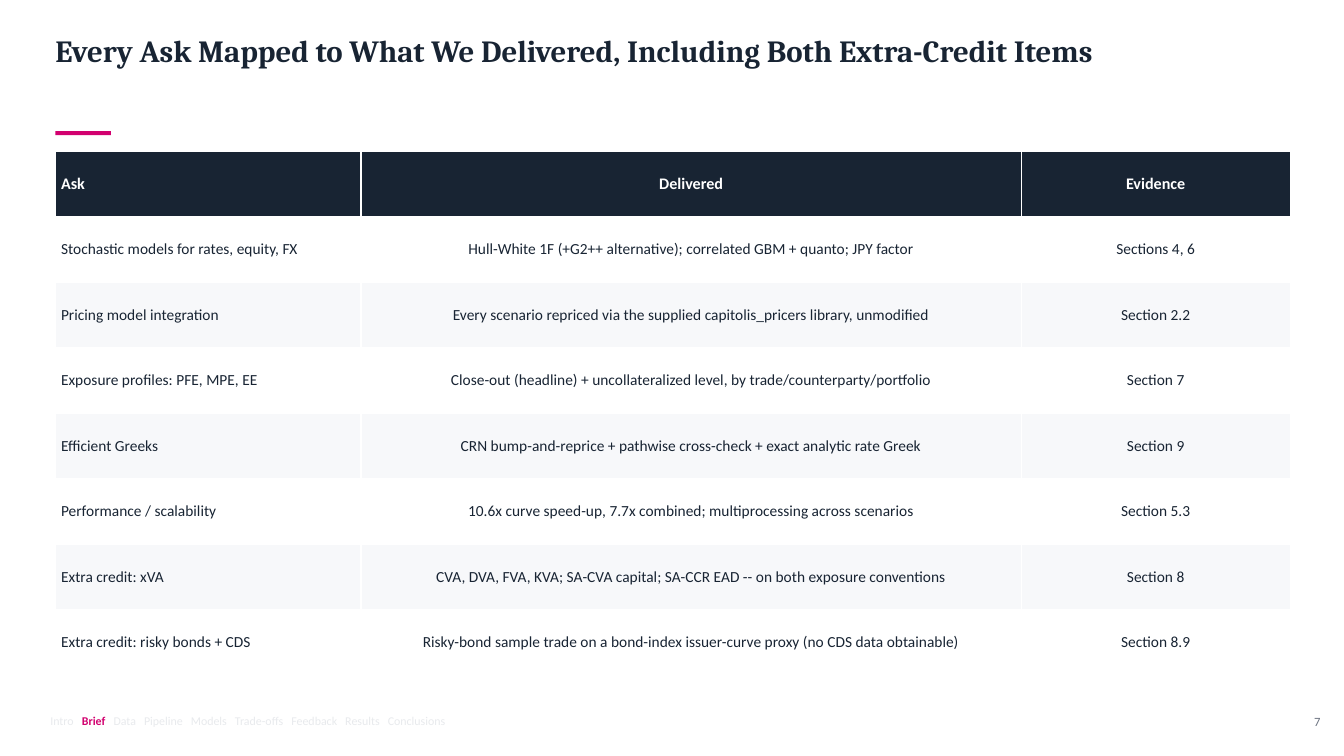
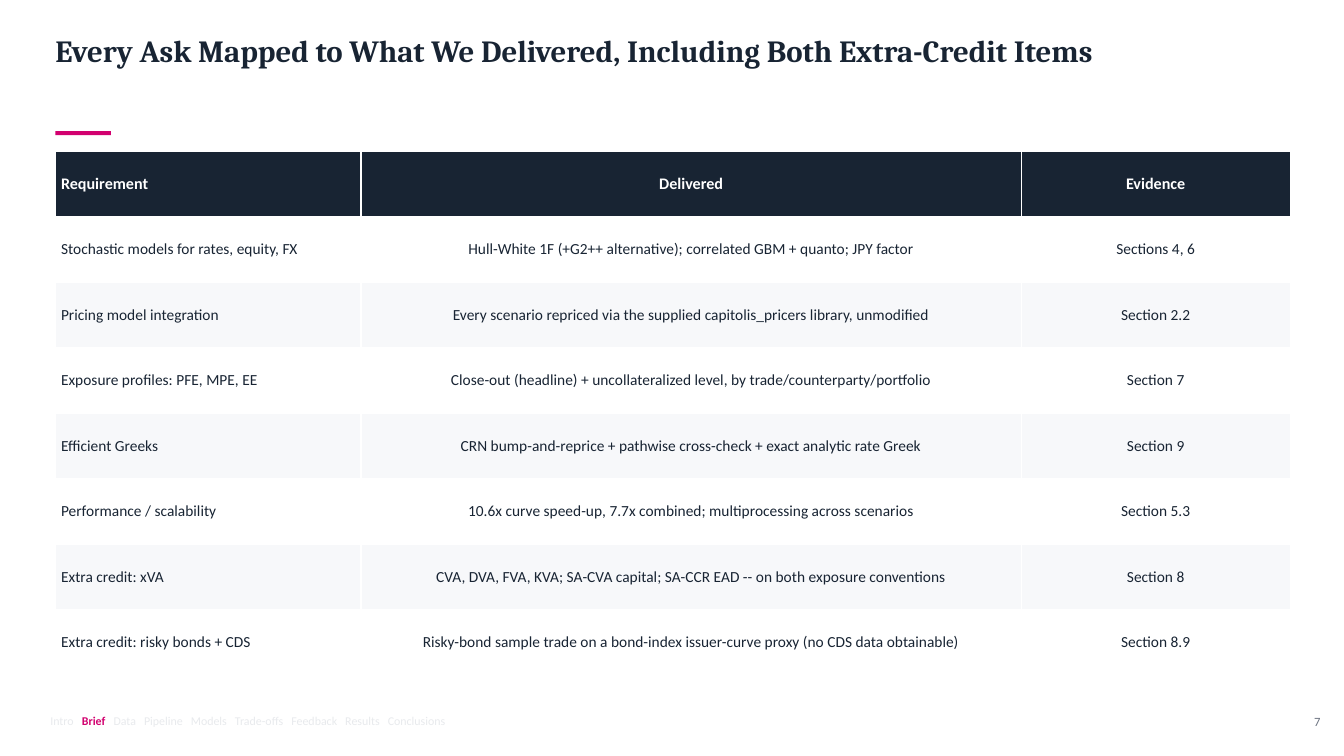
Before and after one commit to eshapandya24/capitolis-risk-engine, a slide deck: slide 7 of docs/Capitolis_CCR_Client_Final_Presentation.pptx. Drawn at 1344x756 pixels with LibreOffice and Linux fonts; fonts in the diff are those of the drawing. Boxes give left, top, right and bottom in pixels: in the first picture for what was removed or moved away, otherwise in the second. Text is boxed around its words. In the diff, an @@ line names an element or a change of style, - is before the commit and + after.

```diff
--- a/docs/Capitolis_CCR_Client_Final_Presentation.pptx
+++ b/docs/Capitolis_CCR_Client_Final_Presentation.pptx
@@ table at (55,151,1291,676) @@
-row 1, column 1: Ask
+row 1, column 1: Requirement
```
Also in this commit, not shown: 2 other slides changed, 4 other files.
